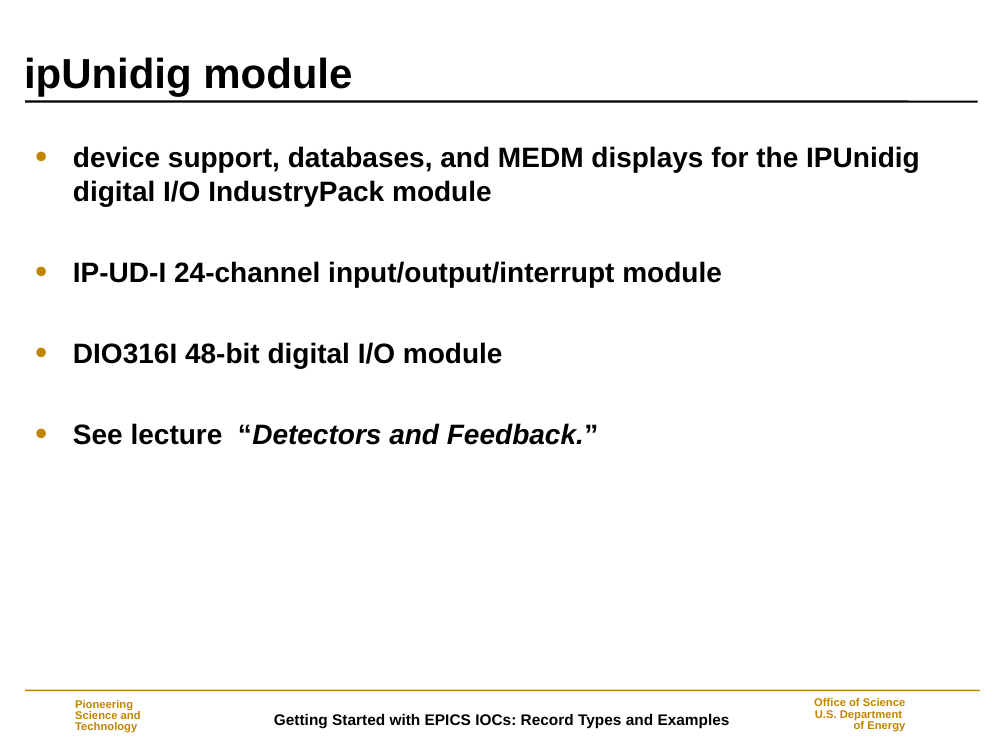
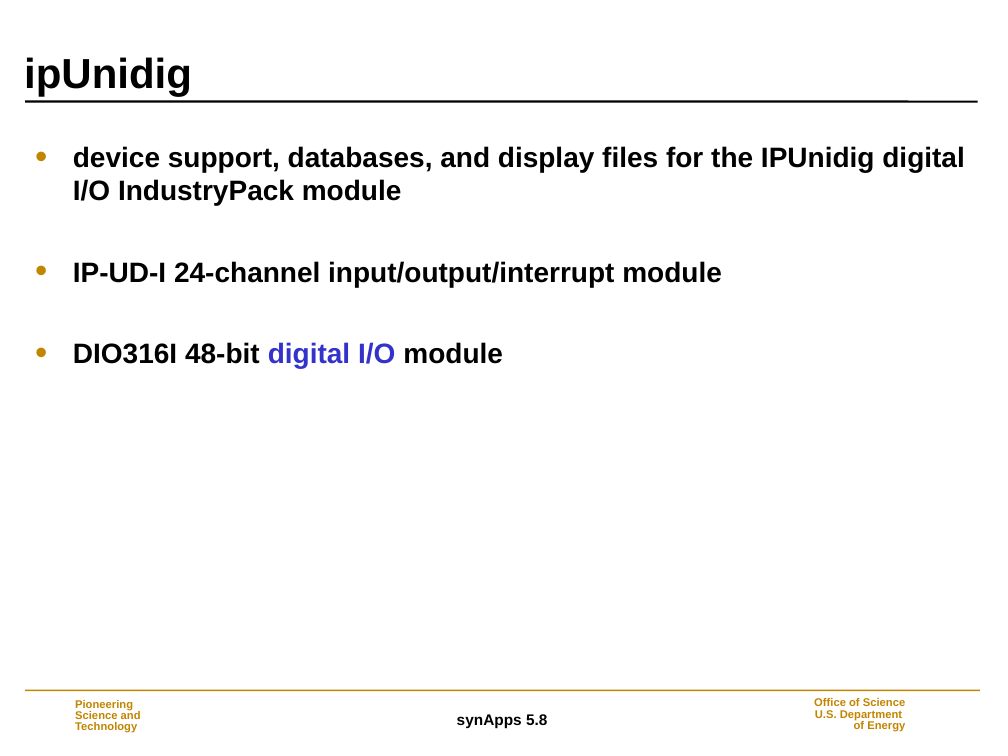
Before and after one commit to EPICS-synApps/documentation, a slide deck: slide 22 of IntroToSynApps.ppt (slide 19 before the commit). Drawn at 1008x756 pixels with LibreOffice and Linux fonts; fonts in the diff are those of the drawing; background and template pictures are left out. Boxes give left, top, right and bottom in pixels: in the first picture for what was removed or moved away, otherwise in the second. Text is boxed around its words. In the diff, an @@ line names an element or a change of style, - is before the commit and + after.

Commit message:
synApps_5_8

```diff
--- a/IntroToSynApps.ppt
+++ b/IntroToSynApps.ppt
@@ title at [24,57,192,97]: text changed @@
-ipUnidig module
+ipUnidig
@@ text at [73,146,964,206]: text changed @@
-• device support, databases, and MEDM displays for the IPUnidig digital I/O IndustryPack module
+• device support, databases, and display files for the IPUnidig digital I/O IndustryPack module
@@ text at [73,342,503,368]: text colour #000000 to #3333CC in "digital I/O" @@
@@ text at [73,423,599,445]: paragraph removed @@
-• See lecture “Detectors and Feedback.”
@@ text at [457,714,547,728]: text changed @@
-Getting Started with EPICS IOCs: Record Types and Examples
+synApps 5.8
```
Also in this commit, not shown: 36 other slides changed, 13 slides added, 4 slides removed.
